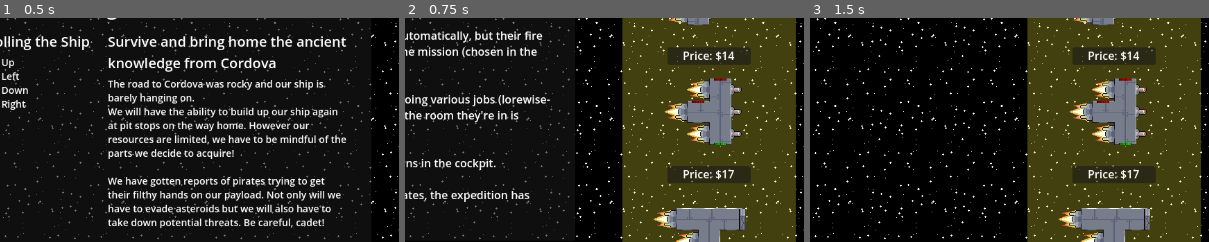
Above: before the commit, frames 1-3 (left to right).
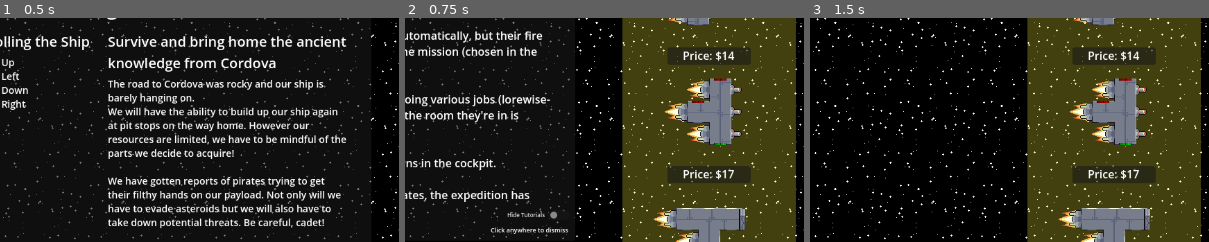
Above: after the commit, the same moments.

Repository: TreadTheDawnGames/GodotWildJam81
Game: Godot game, scene res://game.tscn
The game is run twice, just before and just after one commit, with the same random seed, the same clock (stepped at 60 frames per second) and the same inputs. The engine's default icon, where the game draws it, is replaced by a stand-in: a white triangle on a blue panel in a dark square. Sound files missing from this copy of the repository are replaced by a short silence.
Inputs:
- Up to frame 1 (0.5 s): no input
- Up to frame 2 (0.75 s): click "Start" at 0.5 s
- Up to frame 3 (1.5 s): click "?" at 1.25 s
The pictures show only the part of the screen within x 48-98%, y 39-89%; the shares and areas given below are measured in that part.

Frame 1 is identical in both runs. In frame 2, 0.5% of the frame differs, in the area x 21-41%, y 85-97%; in frame 3, nothing differs.

Commit message:
Tutorial texts complete.

Diff:
--- a/GameInfoPanel.tscn
+++ b/GameInfoPanel.tscn
@@ -4,6 +4,7 @@
 [ext_resource type="Script" uid="uid://dolsv1u3uubem" path="res://Scripts/UI/game_info_panel.gd" id="2_1x43a"]
 
 [node name="MoneyPanel" type="Sprite2D"]
+z_index = -1
 texture = ExtResource("1_yh2sq")
 script = ExtResource("2_1x43a")
 
--- a/Scenes/LevelScenes/level.tscn
+++ b/Scenes/LevelScenes/level.tscn
@@ -7,6 +7,8 @@
 [ext_resource type="Texture2D" uid="uid://b63xj06hwdtn6" path="res://Assets/Sprites/Map/Planet2.png" id="3_li8oe"]
 [ext_resource type="Texture2D" uid="uid://cne2bc8a25k5l" path="res://Assets/Sprites/Map/Planet3.png" id="4_bc6g6"]
 [ext_resource type="Script" uid="uid://tcmlocut57jw" path="res://Scenes/LevelScenes/planet_sprite.gd" id="7_li8oe"]
+[ext_resource type="Script" uid="uid://divjggj5gvkko" path="res://Scripts/UI/Tutorial/tutorial_button.gd" id="8_35wog"]
+[ext_resource type="PackedScene" uid="uid://c6gvfe2oay3e0" path="res://Scenes/UI/Tutorial/mission_tutorial.tscn" id="9_7pt7w"]
 
 [node name="Level" type="Node2D"]
 script = ExtResource("1_t13wm")
@@ -27,3 +29,18 @@
 [node name="AsteroidSpawner" parent="." instance=ExtResource("2_54rtb")]
 
 [node name="LevelTimer" type="Timer" parent="."]
+
+[node name="Button" type="Button" parent="."]
+offset_left = 5.0
+offset_top = 609.0
+offset_right = 37.0
+offset_bottom = 640.0
+text = "?"
+script = ExtResource("8_35wog")
+
+[node name="ShipyardTutorial" parent="Button" instance=ExtResource("9_7pt7w")]
+layout_mode = 1
+offset_left = -80.0
+offset_top = -623.0
+offset_right = 1186.0
+offset_bottom = 57.0
--- a/Scenes/LevelScenes/planet_sprite.gd
+++ b/Scenes/LevelScenes/planet_sprite.gd
@@ -5,6 +5,7 @@
 
 func _process(delta: float) -> void:
 	if(inView):
+		@warning_ignore("integer_division")
 		position.x -= 20 * delta * (GlobalPlayerInfo.ThePlayerShip.GetSpeed()/2)
 
 func Move():
--- a/Scenes/ShipBuilder/shipyard.tscn
+++ b/Scenes/ShipBuilder/shipyard.tscn
@@ -43,6 +43,7 @@
 [ext_resource type="AudioStream" uid="uid://bjxifp541xctx" path="res://Assets/Audio/Shipyard/Place Object.mp3" id="41_hs3ok"]
 [ext_resource type="AudioStream" uid="uid://dq7hdygl7yx3s" path="res://Assets/Audio/Level/Crash into Asteroid.mp3" id="42_027qa"]
 [ext_resource type="PackedScene" uid="uid://gtm63wqtd66k" path="res://Scenes/UI/Tutorial/shipyard_tutorial.tscn" id="43_e7a7g"]
+[ext_resource type="Script" uid="uid://divjggj5gvkko" path="res://Scripts/UI/Tutorial/tutorial_button.gd" id="43_e7ai2"]
 
 [sub_resource type="WorldBoundaryShape2D" id="WorldBoundaryShape2D_mniq6"]
 normal = Vector2(90, 0)
@@ -98,6 +99,7 @@
 offset_right = 176.0
 offset_bottom = 629.0
 text = "?"
+script = ExtResource("43_e7ai2")
 
 [node name="ShipyardTutorial" parent="HelpButton" instance=ExtResource("43_e7a7g")]
 layout_mode = 1
--- a/Scenes/ShipTilemapScenes/player_ship.gd
+++ b/Scenes/ShipTilemapScenes/player_ship.gd
@@ -59,6 +59,12 @@
 	for cell : ConnectionCell in positionIndexedChildren.values().filter(func(a): return is_instance_valid(a) and a is ConnectionCell):
 		if(!HasCell(cell.myCoords + cell.Vector2iFromDirection(ConnectionCell.Direction.West))):
 			engineCount +=1
+
+	if(GlobalPlayerInfo.ActiveLevelInfo):
+		if(GlobalPlayerInfo.ActiveLevelInfo.Nebula):
+			@warning_ignore("narrowing_conversion")
+			engineCount *= 0.5
+
 	return engineCount
 
 func EnterStorage():
--- a/Scenes/UI/Options.tscn
+++ b/Scenes/UI/Options.tscn
@@ -93,6 +93,19 @@
 script = ExtResource("2_tut6h")
 busName = "SFX"
 
+[node name="ShowTuts" type="HBoxContainer" parent="PanelContainer/Container/OptionsContainer"]
+layout_mode = 2
+theme_override_constants/separation = 15
+
+[node name="ShowTutsLabel" type="Label" parent="PanelContainer/Container/OptionsContainer/ShowTuts"]
+layout_mode = 2
+text = "Hide Tutorials"
+
+[node name="ShowTutsToggle" type="CheckButton" parent="PanelContainer/Container/OptionsContainer/ShowTuts"]
+unique_name_in_owner = true
+layout_mode = 2
+toggle_mode = false
+
 [node name="ScreenShakeContainer" type="HBoxContainer" parent="PanelContainer/Container/OptionsContainer"]
 layout_mode = 2
 theme_override_constants/separation = 15
@@ -132,6 +145,7 @@
 [connection signal="drag_ended" from="PanelContainer/Container/OptionsContainer/VolumeContainer/VolumeSlider" to="." method="_on_volume_slider_drag_ended"]
 [connection signal="drag_ended" from="PanelContainer/Container/OptionsContainer/MusicVolumeContainer/MusicVolumeSlider" to="." method="_on_music_volume_slider_drag_ended"]
 [connection signal="drag_ended" from="PanelContainer/Container/OptionsContainer/SFXVolumeContainer/SFXVolumeSlider" to="." method="_on_sfx_volume_slider_drag_ended"]
+[connection signal="toggled" from="PanelContainer/Container/OptionsContainer/ShowTuts/ShowTutsToggle" to="." method="_on_show_tuts_toggle_toggled"]
 [connection signal="toggled" from="PanelContainer/Container/OptionsContainer/ScreenShakeContainer/ScreenShakeToggle" to="." method="_on_screen_shake_toggle_toggled"]
 [connection signal="toggled" from="PanelContainer/Container/OptionsContainer/DumbModeContainer/DumbModeToggle" to="." method="_on_dumb_mode_toggle_toggled"]
 [connection signal="pressed" from="QuitOptionsButton" to="." method="_on_quit_options_button_pressed"]
--- a/Scenes/UI/SpaceMap.tscn
+++ b/Scenes/UI/SpaceMap.tscn
@@ -1,9 +1,11 @@
-[gd_scene load_steps=5 format=3 uid="uid://dnycrg3qoywj2"]
+[gd_scene load_steps=7 format=3 uid="uid://dnycrg3qoywj2"]
 
 [ext_resource type="PackedScene" uid="uid://dw7mtb4hfionb" path="res://Scenes/UI/Cruiser.tscn" id="1_ihlxe"]
 [ext_resource type="Script" uid="uid://bk4n62vhu47py" path="res://Scenes/UI/space_map.gd" id="1_yhnua"]
 [ext_resource type="Script" uid="uid://bjxjlx8ds8eq3" path="res://Scripts/UI/PointMapGenerator.gd" id="2_pab8o"]
 [ext_resource type="Texture2D" uid="uid://bdq3v1jk6ms8e" path="res://Assets/UI/SpaceMapBG.png" id="3_pab8o"]
+[ext_resource type="PackedScene" uid="uid://3uxejpt68813" path="res://Scenes/UI/Tutorial/spacemap_tutorial.tscn" id="5_6hadx"]
+[ext_resource type="Script" uid="uid://divjggj5gvkko" path="res://Scripts/UI/Tutorial/tutorial_button.gd" id="5_d3d68"]
 
 [node name="SpaceMap" type="Control"]
 layout_mode = 3
@@ -43,3 +45,11 @@
 offset_right = 40.0
 offset_bottom = 631.0
 text = "?"
+script = ExtResource("5_d3d68")
+
+[node name="SpacemapTutorial" parent="HelpButton" instance=ExtResource("5_6hadx")]
+layout_mode = 1
+offset_left = -21.0
+offset_top = -624.0
+offset_right = 1137.0
+offset_bottom = 63.0
--- /dev/null
+++ b/Scenes/UI/Tutorial/mission_tutorial.tscn
@@ -0,0 +1,62 @@
+[gd_scene load_steps=8 format=3 uid="uid://c6gvfe2oay3e0"]
+
+[ext_resource type="PackedScene" uid="uid://c7blm8e5boclc" path="res://Scenes/UI/Tutorial/tutorial_base.tscn" id="1_5vlq8"]
+[ext_resource type="Texture2D" uid="uid://byjdqe8bap7v1" path="res://Assets/Sprites/Asteroids/Asteroid2.png" id="2_1vpct"]
+[ext_resource type="Texture2D" uid="uid://bvtu6om0gqbsw" path="res://Assets/Sprites/Asteroids/SmallAsteroid2.png" id="3_c6acb"]
+[ext_resource type="Texture2D" uid="uid://bxmrjrl1r236t" path="res://Assets/Sprites/Asteroids/SmallAsteroid3.png" id="4_6krka"]
+[ext_resource type="Texture2D" uid="uid://dtsesrdjvh14w" path="res://Assets/Sprites/Map/Planet1.png" id="5_c2ale"]
+[ext_resource type="Texture2D" uid="uid://derce00etgfrj" path="res://Assets/Sprites/Asteroids/Laser.png" id="6_vpesf"]
+[ext_resource type="Texture2D" uid="uid://ba3n0m10d0i16" path="res://Assets/Sprites/PirateShip.png" id="7_uig26"]
+
+[node name="ShipyardTutorial" instance=ExtResource("1_5vlq8")]
+
+[node name="Body" parent="Panel" index="1"]
+offset_left = 36.0
+offset_bottom = 116.0
+text = "This is the mission. Safely fly the ship to the next pit stop through pirate raids and asteroids."
+
+[node name="RichTextLabel2" type="RichTextLabel" parent="Panel" index="2"]
+layout_mode = 0
+offset_left = 134.0
+offset_top = 132.0
+offset_right = 678.0
+offset_bottom = 449.0
+mouse_filter = 1
+text = "Large asteroids have 5 hits. When destroyed they turn into two mini asteroids.
+
+Mini asteroids have 3 hits.
+
+
+Lasers do one damage.
+
+
+Pirates can spawn with 1-3 laser rooms.
+
+
+Planets indicate you're nearing the end of the level."
+
+[node name="Asteroid2" type="Sprite2D" parent="Panel" index="3"]
+position = Vector2(77, 153)
+texture = ExtResource("2_1vpct")
+
+[node name="SmallAsteroid2" type="Sprite2D" parent="Panel" index="4"]
+position = Vector2(103, 213)
+texture = ExtResource("3_c6acb")
+
+[node name="SmallAsteroid3" type="Sprite2D" parent="Panel" index="5"]
+position = Vector2(66, 222)
+texture = ExtResource("4_6krka")
+
+[node name="Planet1" type="Sprite2D" parent="Panel" index="6"]
+position = Vector2(73, 421)
+scale = Vector2(0.25, 0.25)
+texture = ExtResource("5_c2ale")
+
+[node name="Laser" type="Sprite2D" parent="." index="2"]
+position = Vector2(219, 390)
+texture = ExtResource("6_vpesf")
+
+[node name="PirateShip" type="Sprite2D" parent="." index="3"]
+position = Vector2(214, 451)
+texture = ExtResource("7_uig26")
+flip_h = true
--- a/Scenes/UI/Tutorial/spacemap_tutorial.tscn
+++ b/Scenes/UI/Tutorial/spacemap_tutorial.tscn
@@ -6,18 +6,37 @@
 
 [node name="Body" parent="Panel" index="1"]
 offset_left = 31.0
-text = "This is the space map. Here you choose your path home.
+offset_top = 58.0
+offset_right = 688.0
+offset_bottom = 259.0
+text = "This is the space map. Here you choose your path home by clicking on the mission you want to do. You can see mission details by hovering each mission. Your goal is to reach Home (the red space at the end.)
+"
 
-Time to Travel:
-	How long in minutes/seconds it will take to reach this pit stop. The number of
-	engines on your ship will effect how fast the time actually passes.
+[node name="RichTextLabel2" type="RichTextLabel" parent="Panel" index="2"]
+layout_mode = 0
+offset_left = 31.0
+offset_top = 137.0
+offset_right = 699.0
+offset_bottom = 488.0
+mouse_filter = 1
+theme_override_font_sizes/normal_font_size = 11
+text = "Time to Travel:
+	How long in minutes/seconds it will take to reach this pit stop. The number of engines on your ship will effect how fast the time actually passes. This will tick faster if you have more engines.
+
 Reputation:
 	How many end-game points this pit stop is worth.
+
 Money:
-	How much money will be added to your account to buy rooms in the shipyard
-	upon mission completion.
+	How much money will be added to your account to buy rooms in the shipyard upon mission completion.
+
 Space Dust:
-	How much dust is in the sector.
-Chance of Pirates
-Astroid Density
-Nebula"
+	How much dust is in the sector. Effects fire rate of lasers. The more dust there is the slower your lasers shoot.
+
+Chance of Pirates:
+	The chance of pirates spawning.
+
+Astroid Density:
+	How thick the asteroid cloud is.
+
+Nebula:
+	If present, halves speed and doubles Space Dust."
--- a/Scenes/UI/Tutorial/tutorial_base.tscn
+++ b/Scenes/UI/Tutorial/tutorial_base.tscn
@@ -38,3 +38,22 @@
 mouse_filter = 1
 text = "Placeholder
 "
+
+[node name="RichTextLabel" type="RichTextLabel" parent="Panel"]
+layout_mode = 0
+offset_left = 590.0
+offset_top = 464.0
+offset_right = 706.0
+offset_bottom = 479.0
+mouse_filter = 1
+theme_override_font_sizes/normal_font_size = 9
+text = "Click anywhere to dismiss"
+
+[node name="CheckButton" type="CheckButton" parent="."]
+layout_mode = 0
+offset_left = 747.0
+offset_top = 545.0
+offset_right = 850.0
+offset_bottom = 571.0
+theme_override_font_sizes/font_size = 8
+text = "Hide Tutorials"
--- a/Scenes/UI/space_map.gd
+++ b/Scenes/UI/space_map.gd
@@ -1,5 +1,6 @@
 extends Control
 class_name SpaceMap
+@onready var spacemap_tutorial: Control = $HelpButton/SpacemapTutorial
 
 var cruiser : Cruiser
 # Called when the node enters the scene tree for the first time.
--- a/Scenes/debug.gd
+++ b/Scenes/debug.gd
@@ -41,39 +41,16 @@
 		linear_to_db(gameSettings.Master)
 	)
 
-func TransitionToLevel():
-	stopAllMusic()
-	BackgroundMusic.get_child(2).play()
-	space_map.hide()
-	GlobalPlayerInfo.ShipExitStorage(shipSpawnMarker.global_position)
-	var level = LEVEL.instantiate() as Level
-	level.info = GlobalPlayerInfo.ActiveLevelInfo
-	add_child(level)
-	GlobalPlayerInfo.ActiveLevel = level
-	level.LevelComplete.connect(TransitionToShop)
-	return
 
-func TransitionToShop(useTutorial : bool = false):
-	for laser in get_tree().root.get_children().filter(func(a): return a is Laser):
-		laser.queue_free()
-	#check to see if the player just played the final level, and if they did, tell them they won.
-	if(GlobalPlayerInfo.ActiveLevelInfo and GlobalPlayerInfo.ActiveLevelInfo.FinalLevel):
-		GlobalPlayerInfo.EndGame(true)
-		return
-	flightSpeed = GlobalPlayerInfo.ThePlayerShip.GetSpeed()
-	var shop = shopScene.instantiate()
-	add_child(shop)
-	shop.ShopClosed.connect(TransitionToSpaceMap)
-	if(useTutorial):
-		print("tutorial")
-	return
+
+
 
 func TransitionToMainMenu():
 	stopAllMusic()
 	BackgroundMusic.get_child(0).play()
 	mainMenu = mainMenuScene.instantiate()
 	add_child(mainMenu)
-	mainMenu.StartClicked.connect(TransitionToShop.bind(false))
+	mainMenu.StartClicked.connect(TransitionToShop)
 	mainMenu.StartClicked.connect(KillMainMenu)
 	mainMenu.OptionsClicked.connect(TransitionToOptionsMenu)
 	mainMenu.OptionsClicked.connect(KillMainMenu)
@@ -87,11 +64,6 @@
 	optionsMenu.QuitOptions.connect(KillOptionsMenu)
 	return
 
-func TransitionToSpaceMap():
-	stopAllMusic()
-	BackgroundMusic.get_child(1).play()
-	GlobalPlayerInfo.ShipEnterStorage()
-	space_map.show()
 
 func ResetMap():
 	if(space_map):
@@ -108,6 +80,40 @@
 		mainMenu.queue_free()
 	return
 
+func TransitionToShop():
+	for laser in get_tree().root.get_children().filter(func(a): return a is Laser):
+		laser.queue_free()
+	#check to see if the player just played the final level, and if they did, tell them they won.
+	if(GlobalPlayerInfo.ActiveLevelInfo and GlobalPlayerInfo.ActiveLevelInfo.FinalLevel):
+		GlobalPlayerInfo.EndGame(true)
+		return
+	flightSpeed = GlobalPlayerInfo.ThePlayerShip.GetSpeed()
+	var shop = shopScene.instantiate()
+	add_child(shop)
+	shop.ShopClosed.connect(TransitionToSpaceMap)
+	shop.tutorial.Setup(GlobalPlayerInfo.hideTutorials)
+
+	return
+
+func TransitionToSpaceMap():
+	stopAllMusic()
+	BackgroundMusic.get_child(1).play()
+	GlobalPlayerInfo.ShipEnterStorage()
+	space_map.show()
+	space_map.spacemap_tutorial.Setup(GlobalPlayerInfo.hideTutorials)
+
+func TransitionToLevel():
+	stopAllMusic()
+	BackgroundMusic.get_child(2).play()
+	space_map.hide()
+	GlobalPlayerInfo.ShipExitStorage(shipSpawnMarker.global_position)
+	var level = LEVEL.instantiate() as Level
+	level.info = GlobalPlayerInfo.ActiveLevelInfo
+	add_child(level)
+	GlobalPlayerInfo.ActiveLevel = level
+	level.LevelComplete.connect(TransitionToShop)
+	return
+
 func KillOptionsMenu():
 	if(optionsMenu):
 		optionsMenu.queue_free()
--- a/Scripts/Globals/GlobalPlayerInfo.gd
+++ b/Scripts/Globals/GlobalPlayerInfo.gd
@@ -8,7 +8,7 @@
 var ActiveLevel : Level
 var Money : int = 20
 var Reputation : int
-
+var hideTutorials : bool = false
 var TotalTime : float
 
 var retryCount:int=0
--- a/Scripts/LevelScripts/level.gd
+++ b/Scripts/LevelScripts/level.gd
@@ -73,7 +73,7 @@
 	return
 
 func _process(delta: float) -> void:
-	levelTimerLeft -= delta * (GlobalPlayerInfo.ThePlayerShip.GetSpeed()/2)
+	levelTimerLeft -= delta * (float(GlobalPlayerInfo.ThePlayerShip.GetSpeed())/2.0)
 	if(levelTimerLeft <= 0):
 		TransitionOutOfLevel()
 		pass
--- a/Scripts/ShipContruction/ship_builder.gd
+++ b/Scripts/ShipContruction/ship_builder.gd
@@ -3,16 +3,16 @@
 
 @onready var BuildArea: Area2D
 @onready var ShopPanel: Sprite2D
-@onready var help_button: Button = $HelpButton
 
 var playerShip : PlayerShip
 var addingRoom : ShipRoom
 var addingRoomCell : ConnectionCell
 
 signal ShopClosed
-@onready var tutorial: Control = $HelpButton/ShipyardTutorial
+@onready var tutorial: Control
 
 func _ready() -> void:
+	tutorial = $HelpButton/ShipyardTutorial
 	playerShip = GlobalPlayerInfo.ShipExitStorage(get_node("ShipPositioner").global_position)
 	#playerShip.ClearInvalidValues()
 	playerShip.editing = true
@@ -20,7 +20,6 @@
 	BuildArea = get_node("Area2D")
 	BuildArea.area_entered.connect(SnapToPlayerShip)
 	BuildArea.area_exited.connect(ReturnToShop)
-	help_button.pressed.connect(func(): tutorial.show())
 	get_node("CloseButton").pressed.connect(CloseShipyard)
 
 func SnapToPlayerShip(otherArea : Area2D):
--- a/Scripts/UI/MainMenu.gd
+++ b/Scripts/UI/MainMenu.gd
@@ -4,7 +4,6 @@
 signal StartClicked
 signal OptionsClicked
 signal QuitGame
-signal OpenTutorial
 
 # Called when the node enters the scene tree for the first time.
 func _ready() -> void:
--- a/Scripts/UI/Options.gd
+++ b/Scripts/UI/Options.gd
@@ -10,6 +10,7 @@
 	%SFXVolumeSlider.value = gameSettings.SFX
 	%MusicVolumeSlider.value = gameSettings.Music
 	%VolumeSlider.value = gameSettings.Master
+	%ShowTutsToggle.button_pressed = GlobalPlayerInfo.hideTutorials
 
 func _on_quit_options_button_pressed() -> void:
 	QuitOptions.emit()
@@ -31,3 +32,8 @@
 func _on_volume_slider_drag_ended(value_changed: bool) -> void:
 	if value_changed:
 		GameSettings.saveValue("Volume", "Master", %VolumeSlider.value)
+
+
+func _on_show_tuts_toggle_toggled(toggled_on: bool) -> void:
+	GlobalPlayerInfo.hideTutorials = !toggled_on
+	pass # Replace with function body.
--- a/Scripts/UI/Tutorial/shipyard_tutorial.gd
+++ b/Scripts/UI/Tutorial/shipyard_tutorial.gd
@@ -1,8 +1,17 @@
 extends Control
+@onready var check_button: CheckButton = $CheckButton
 
 func _ready():
+	if(GlobalPlayerInfo.hideTutorials):
+		hide()
+	check_button.toggled.connect(func(ticked): GlobalPlayerInfo.hideTutorials = ticked)
 	gui_input.connect(GoAway)
 
+
+func Setup(hideMe : bool):
+	if(hideMe):
+		hide()
+	check_button.button_pressed = GlobalPlayerInfo.hideTutorials
 
 func GoAway(event: InputEvent):
 	if(event.is_action("click")):
--- /dev/null
+++ b/Scripts/UI/Tutorial/tutorial_button.gd
@@ -0,0 +1,5 @@
+extends Button
+
+func _ready():
+	pressed.connect(func(): get_child(0).show())
+	return
--- a/Scripts/UI/VolumeSlider.gd
+++ b/Scripts/UI/VolumeSlider.gd
@@ -11,7 +11,7 @@
 		AudioServer.get_bus_volume_db(busIndex)
 	)
 
-func onValueChanged(myValue: float) -> void:
+func onValueChanged(_myValue: float) -> void:
 	AudioServer.set_bus_volume_db(
 		busIndex,
 		linear_to_db(value)
--- a/endgame_screen.gd
+++ b/endgame_screen.gd
@@ -16,17 +16,17 @@
 
 func _ready() -> void:
 	if(Win):
-		headline.text = winHeadline.replace("[/br]", "\n\n").replace("[num]", RomanNumeralize(GlobalPlayerInfo.retryCount))
-		article.text = winArticle
+		headline.text = winHeadline
+		article.text = winArticle.replace("[/br]", "\n\n").replace("[num]", RomanNumeralize(GlobalPlayerInfo.retryCount))
 	else:
 		headline.text = loseHeadline
 		article.text = loseArticle.replace("[/br]", "\n\n").replace("[num]", RomanNumeralize(GlobalPlayerInfo.retryCount))
 
 	button.pressed.connect(func():
+		queue_free()
 		GlobalPlayerInfo.ResetValues()
 		#GlobalPlayerInfo.GetGameRoot().TransitionToShop()
 		#GlobalPlayerInfo.GetGameRoot().ResetMap()
-		queue_free()
 		)
 
 	reputation.text = "Your Reputation: " + str(GlobalPlayerInfo.Reputation + GlobalPlayerInfo.ThePlayerShip.GetCrewCount())
Not shown: 1 places in Scenes/LevelScenes/level.tscn that only renumber resources
Not shown: 1 places in Scenes/ShipBuilder/shipyard.tscn that only renumber resources
Not shown, added: Scripts/UI/Tutorial/tutorial_button.gd.uid
